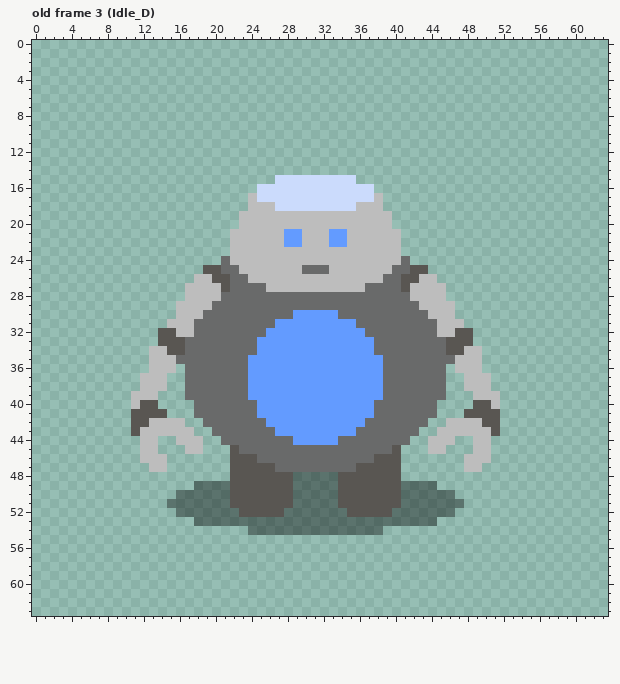
File history of a pixel-art file, Assets/Sprites/b1ll/b1ll.ase. The picture above was drawn from the file before the commit.
64x64 pixels, 69 frames. Shown: old frame 3 (Idle_D). The commit also changed other frames, which this record leaves out.
After:
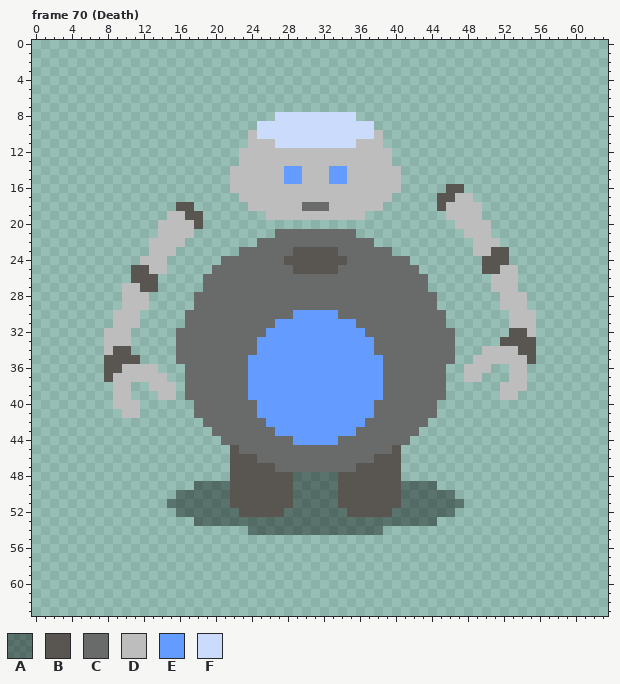
Palette (. is transparent): A #00000065  B #595652  C #696a6a  D #bdbdbd  E #639bff  F #cbdbfc
A new or re-ordered frame is compared with the old frame closest to it.
Commit message: Add death animations
What changed:
frames 69 -> 75
Changed rows in their new state; - is an unchanged pixel.
Frame 70 (Death) is new; against old frame 3 (Idle_D), layers "Head", "Arms":
first column x 8:
 8 -------------------FFFFFFFFF--------------------
 9 -----------------FFFFFFFFFFFFF------------------
10 ----------------DFFFFFFFFFFFFFD-----------------
11 ----------------DDDFFFFFFFFFDDD-----------------
12 ---------------DDDDDDDDDDDDDDDDD----------------
13 ---------------DDDDDDDDDDDDDDDDD----------------
14 --------------DDDDDDEEDDDEEDDDDDD---------------
15 --------------DDDDDDEEDDDEEDDDDDD---------------
16 --------------DDDDDDDDDDDDDDDDDDD-----BB--------
17 ---------------D-DDDDDDDDDDDDD-D-----BBDD-------
18 --------BB---------DDDCCCDDD---------BDDDD------
19 -------DDBB----...-----------...------DDDD------
20 ------DDDDB----.................-------DDDD-----
21 ------DDDD----.....CCCCCCCCC.....-------DDD-----
22 -----DDDD-----...CCCCCCCCCCCCC...--------DDD----
23 -----DDD------.CCCCCCBBBBBCCCCCC.--------DDBB---
24 ----DDD-------CCCCCCBBBBBBBCCCCCC---------BBB---
25 ---BBDD----.C--CCCCCCBBBBBCCCCCC--C.------BBDD--
26 ---BBB----.CCC--CCCCCCCCCCCCCCC--CCC.------DDD--
27 --DDBB---..CCC----CCCCCCCCCCC----CCC..-----DDD--
28 --DDD----.CCC---------------------CCC.------DDD-
29 --DDD---..CC-----------------------CC..-----DDD-
30 -DDD----.CC-------------------------CC.------DDD
31 -DDD---..C---------------------------C..-----DDD
32 DDD---..CC---------------------------CC..----BBD
33 DDD---..C-----------------------------C..---BBBB
34 DBB--...C-----------------------------C...DDDDBB
35 BBBB-...-------------------------------..-DDDDDB
36 BBDDD-..-------------------------------.--D--DD-
37 BDDD--------------------------------------.--DD-
38 -DD-.--D--------------------------------...-DDD-
39 -DD...DD---------------------------------...DD--
40 -DD-..-----------------------------------...----
41 --DD...---------------------------------....----
42 ---......-----------------------------......----
43 ---.......---------------------------.......----
44 ----..--...-------------------------...--..-----
45 ----..---..-------------------------..---..-----
46 ----...---------------------------------...-----
47 -----..---------------------------------..------
Changed places in both pictures, as pixel boxes (x1, y1, x2, y2):
changed: (104, 112, 536, 472)
